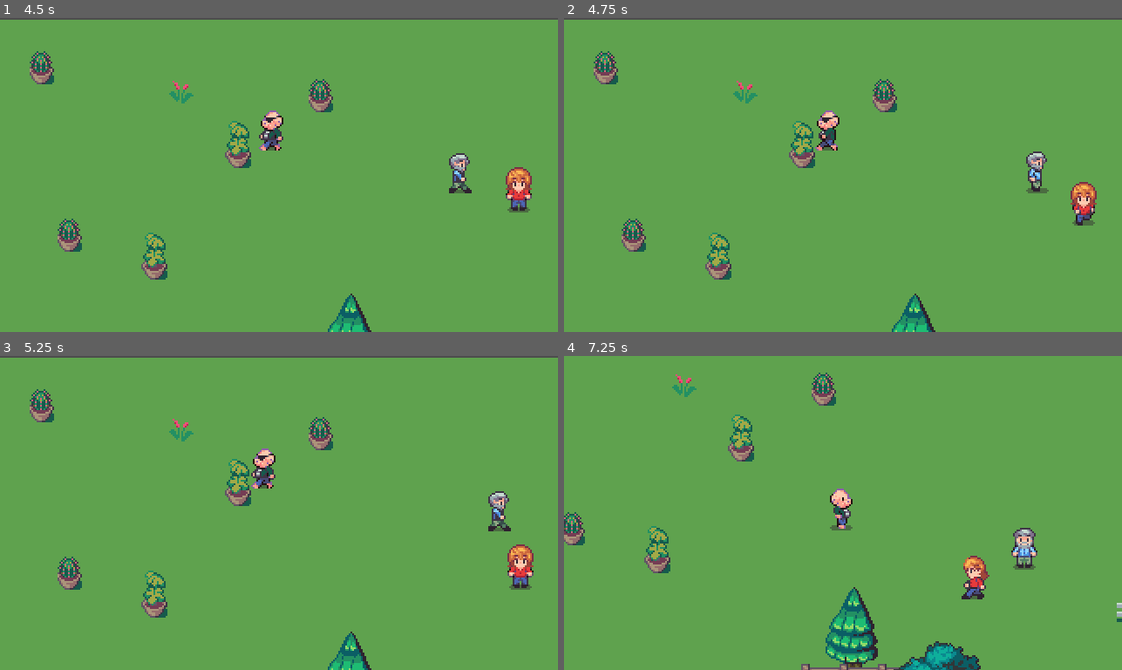
Above: before the commit, frames 1-4 (two rows, left to right).
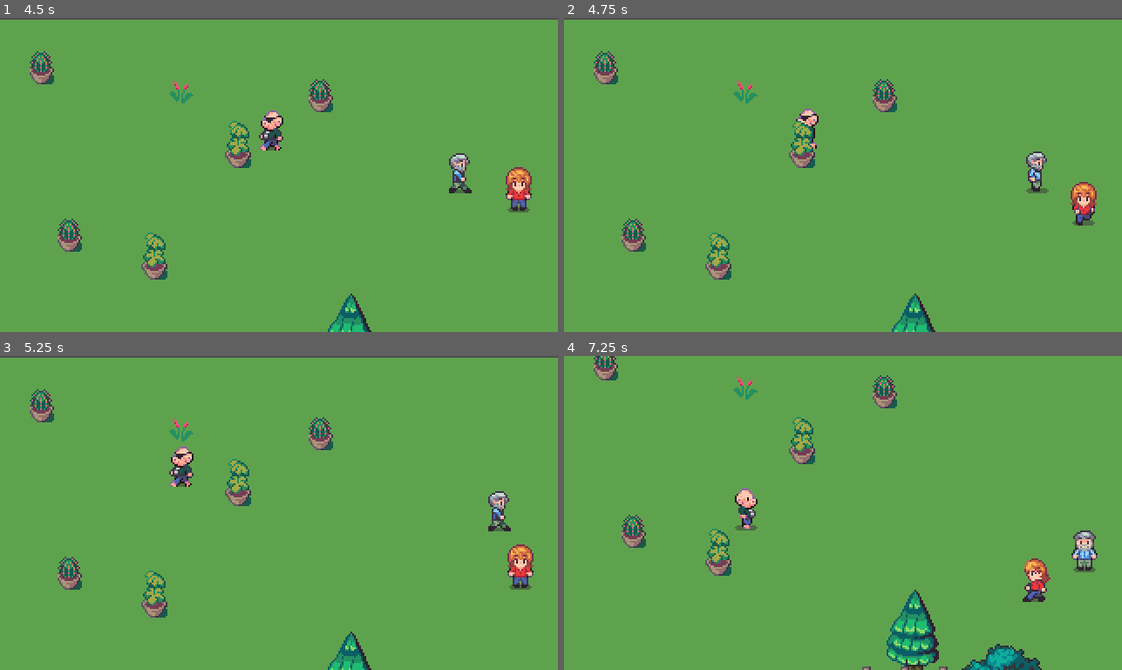
Above: after the commit, the same moments.

Repository: Hudell/ludum-dare-2023
Game: Godot game, scene res://source/scenes/title.tscn
Two runs of this game, one before a commit and one after it. Both use one fixed random seed, a clock stepped at 60 frames per second and the inputs below.
Inputs:
- Up to frame 1 (4.5 s): click "Play" at 0.5 s; hold Right (ui_right) 1.28-2.03 s; hold Down (ui_down) 2.03-2.78 s; hold Right (ui_right) 2.78-3.53 s; hold Up (ui_up) 3.53-4.28 s; hold Left (ui_left) from 4.28 s (still down)
- Up to frame 2 (4.75 s): keep holding Left (ui_left)
- Up to frame 3 (5.25 s): keep holding Left (ui_left)
- Up to frame 4 (7.25 s): release Left (ui_left) at 5.78 s; hold Down (ui_down) 5.78-6.53 s; hold Right (ui_right) from 6.53 s (still down)

Frame 1 is identical in both runs. In frame 2, 0.6% of the frame differs, in the area x 41-50%, y 28-43%; in frame 3, 0.8%; in frame 4, 11%, in the area x 0-100%, y 0-100%.

Commit message:
Collision stuff

Diff:
--- a/project.godot
+++ b/project.godot
@@ -31,6 +31,7 @@
 
 2d_physics/layer_1="World"
 2d_physics/layer_2="Player"
+2d_physics/layer_3="NPCs"
 
 [rendering]
 
--- a/source/npc.tscn
+++ b/source/npc.tscn
@@ -241,6 +241,9 @@
 [node name="NPC" type="CharacterBody2D"]
 z_index = 1
 y_sort_enabled = true
+collision_layer = 4
+motion_mode = 1
+platform_on_leave = 2
 script = ExtResource("1_svqrw")
 
 [node name="Sprite2D" type="Sprite2D" parent="."]
--- a/source/player/player.tscn
+++ b/source/player/player.tscn
@@ -241,6 +241,9 @@
 [node name="Player" type="CharacterBody2D"]
 y_sort_enabled = true
 collision_layer = 2
+collision_mask = 5
+motion_mode = 1
+platform_on_leave = 2
 script = ExtResource("1_wq8ue")
 
 [node name="Sprite2D" type="Sprite2D" parent="."]
